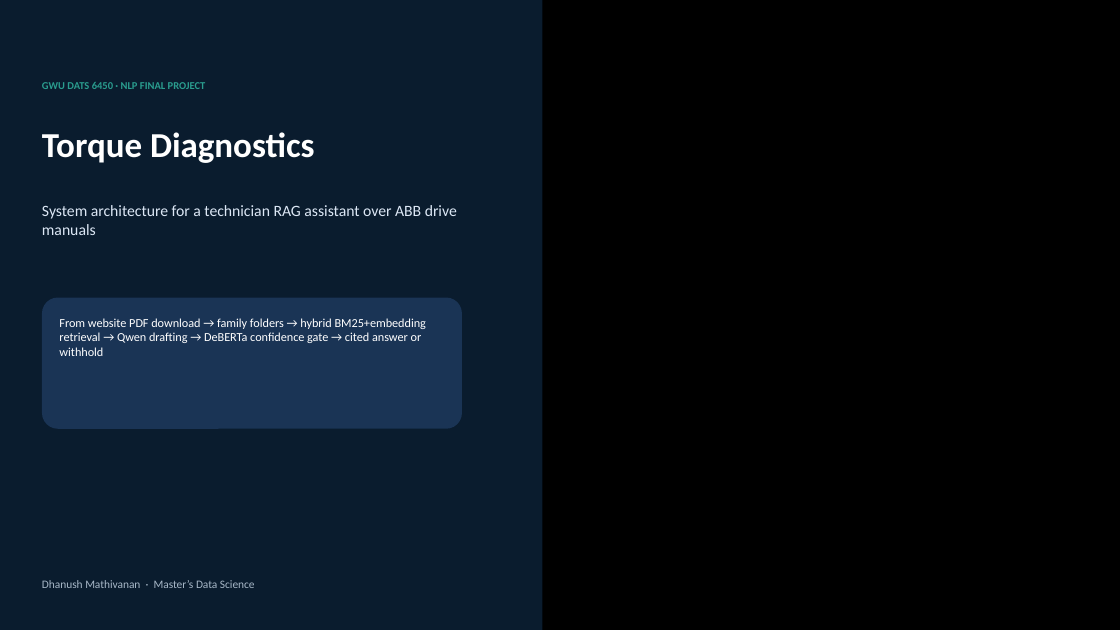
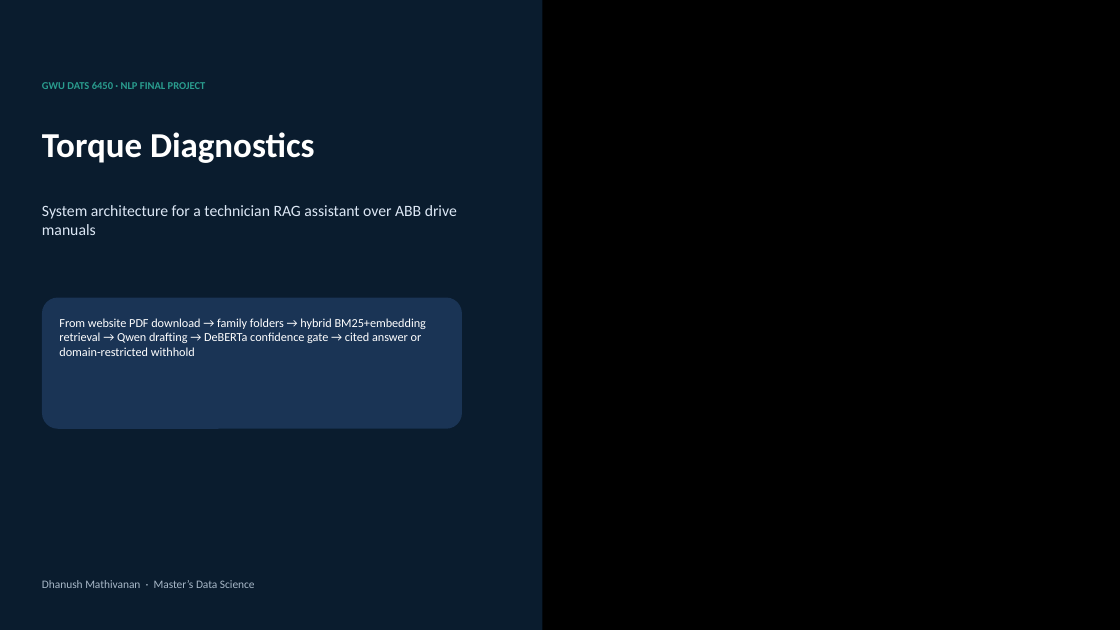
Before and after one commit to DhanushGWU1995/torque-diagnostics, a slide deck: slide 1 of docs/architecture-deck/Torque-Diagnostics-Architecture.pptx. Drawn at 1120x630 pixels with LibreOffice and Linux fonts; fonts in the diff are those of the drawing; background and template pictures are left out. Boxes give left, top, right and bottom in pixels: in the first picture for what was removed or moved away, otherwise in the second. Text is boxed around its words. In the diff, an @@ line names an element or a change of style, - is before the commit and + after.

Commit message:
Document domain-restricted withhold in README, pipeline guide, and architecture deck.
Align slides and narrative with the confidence-gate refusal for off-topic or unsupported questions.

```diff
--- a/docs/architecture-deck/Torque-Diagnostics-Architecture.pptx
+++ b/docs/architecture-deck/Torque-Diagnostics-Architecture.pptx
@@ text at (x1=59, y1=318, x2=426, y2=356): text changed @@
-From website PDF download → family folders → hybrid BM25+embedding retrieval → Qwen drafting → DeBERTa confidence gate → cited answer or withhold
+From website PDF download → family folders → hybrid BM25+embedding retrieval → Qwen drafting → DeBERTa confidence gate → cited answer or domain-restricted withhold
```
Also in this commit, not shown: 8 other slides changed, 4 other files.
